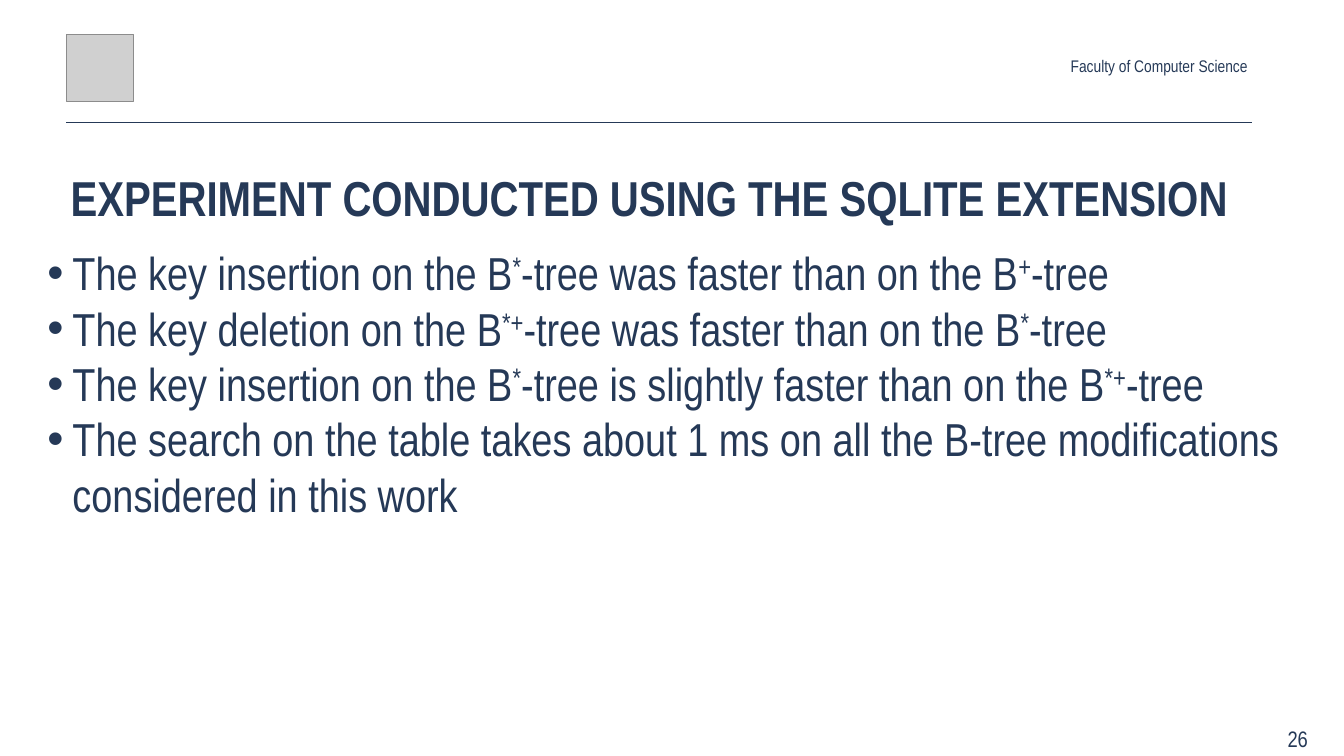
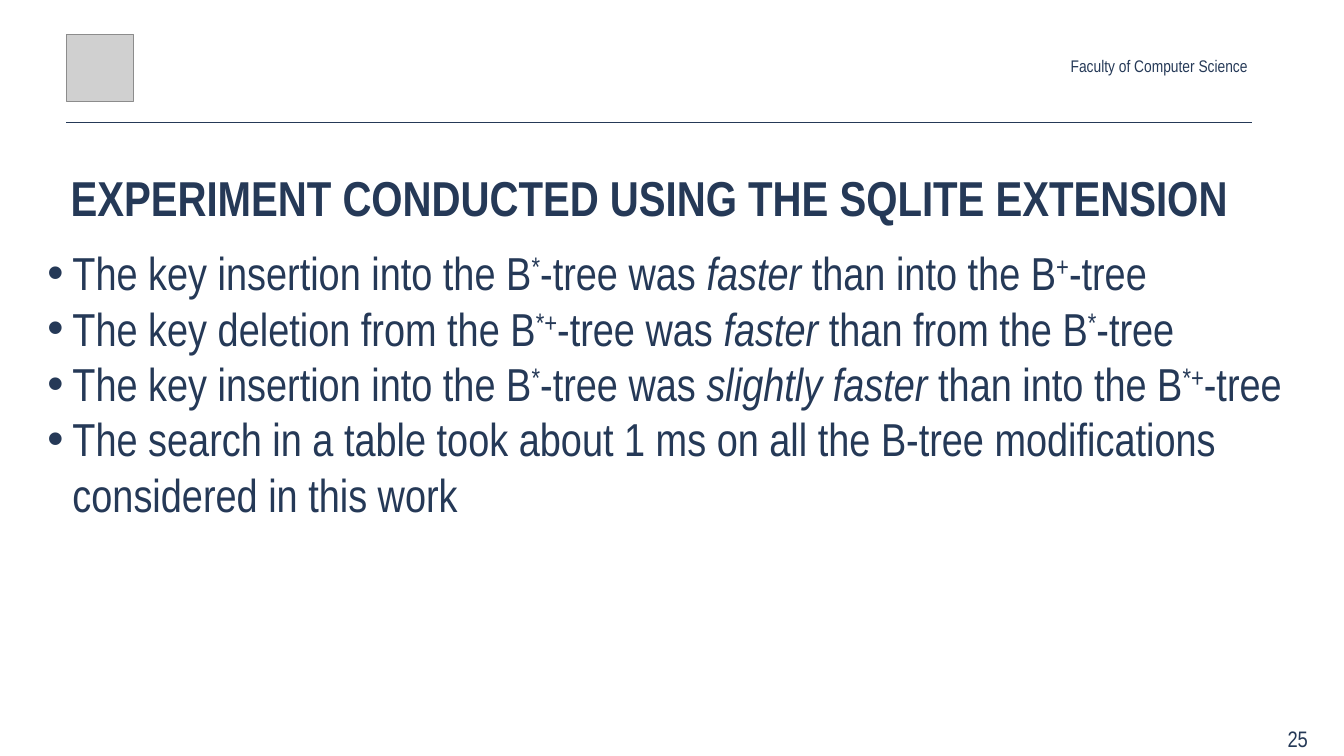
Before and after one commit to Glost/btrees_2019, a slide deck: slide 25 of root/docs/slides/Anton_Rigin_SYRCoSE_2019.pptx (slide 26 before the commit). Drawn at 1344x756 pixels with LibreOffice and Linux fonts; fonts in the diff are those of the drawing; grey boxes stand for pictures. Boxes give left, top, right and bottom in pixels: in the first picture for what was removed or moved away, otherwise in the second. Text is boxed around its words. In the diff, an @@ line names an element or a change of style, - is before the commit and + after.

```diff
--- a/root/docs/slides/Anton_Rigin_SYRCoSE_2019.pptx
+++ b/root/docs/slides/Anton_Rigin_SYRCoSE_2019.pptx
@@ text at box(72, 256, 1282, 513): text changed @@
-• The key insertion on the B*-tree was faster than on the B+-tree
-• The key deletion on the B*+-tree was faster than on the B*-tree
-• The key insertion on the B*-tree is slightly faster than on the B*+-tree
-• The search on the table takes about 1 ms on all the B-tree modifications considered in this work
+• The key insertion into the B*-tree was faster than into the B+-tree
+• The key deletion from the B*+-tree was faster than from the B*-tree
+• The key insertion into the B*-tree was slightly faster than into the B*+-tree
+• The search in a table took about 1 ms on all the B-tree modifications considered in this work
@@ page number at box(1288, 731, 1308, 748): text changed @@
-26
+25
```
Also in this commit, not shown: 18 other slides changed, 1 other file.
